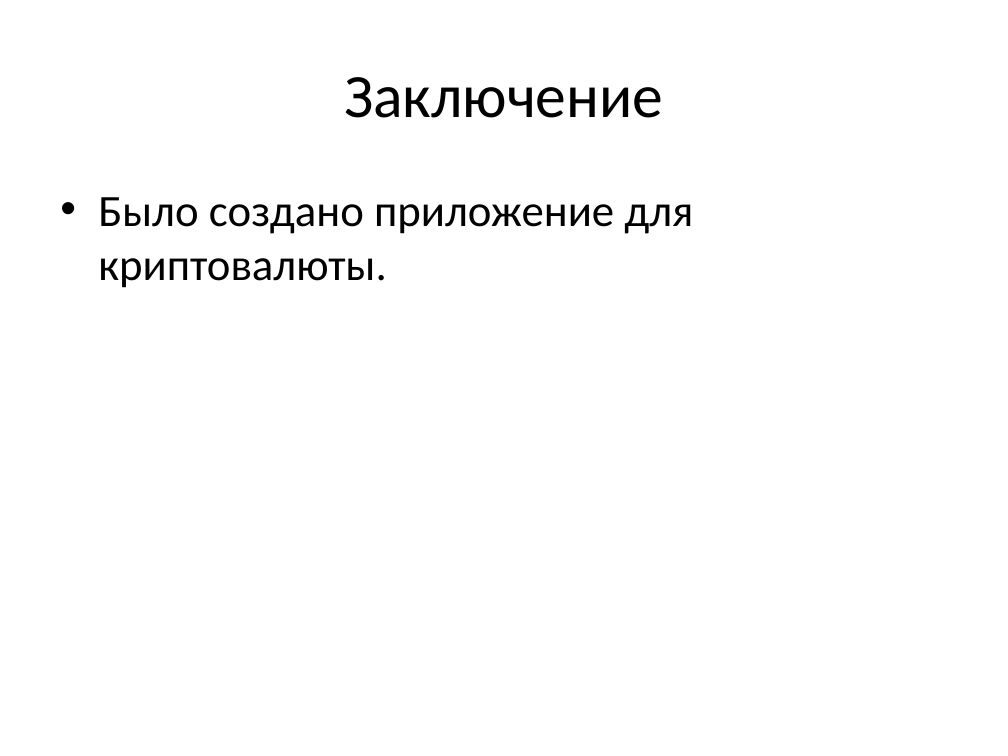
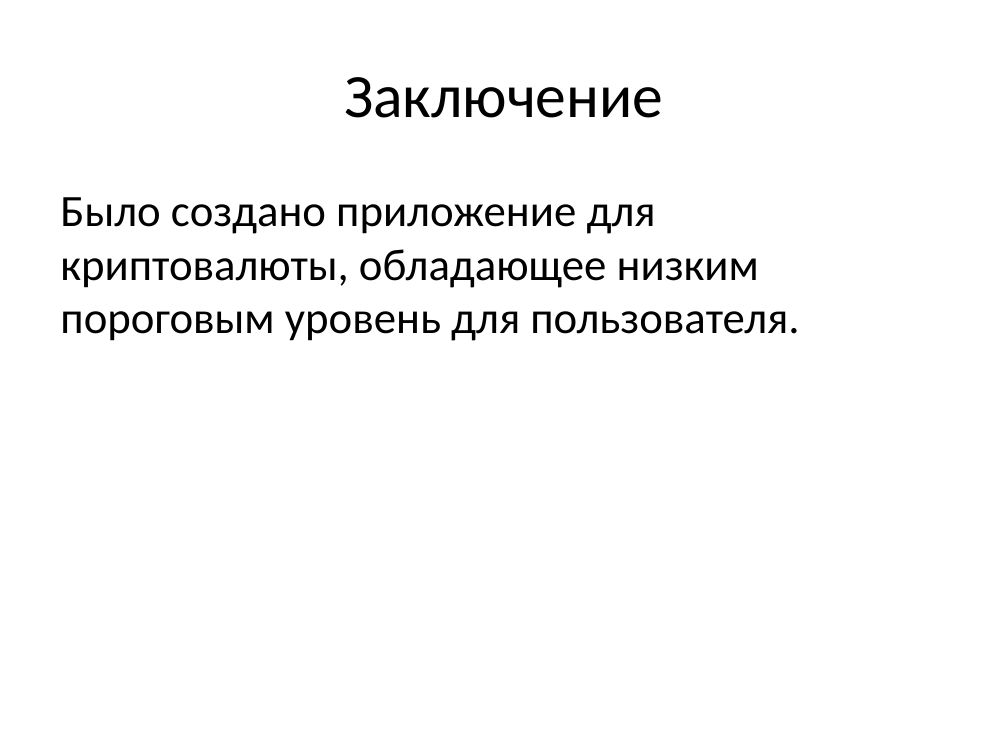
Before and after one commit to Ven-i-amin/kotlin_moblie, a slide deck: slide 8 of android-app/docs/media/presentation.pptx (slide 9 before the commit). Drawn at 1008x756 pixels with LibreOffice and Linux fonts; fonts in the diff are those of the drawing. Boxes give left, top, right and bottom in pixels: in the first picture for what was removed or moved away, otherwise in the second. Text is boxed around its words. In the diff, an @@ line names an element or a change of style, - is before the commit and + after.

```diff
--- a/android-app/docs/media/presentation.pptx
+++ b/android-app/docs/media/presentation.pptx
@@ text at (60,197,799,341): text changed @@
-• Было создано приложение для криптовалюты.
+Было создано приложение для криптовалюты, обладающее низким пороговым уровень для пользователя.
```
Also in this commit, not shown: 3 other slides changed, 3 slides added, 4 slides removed.
